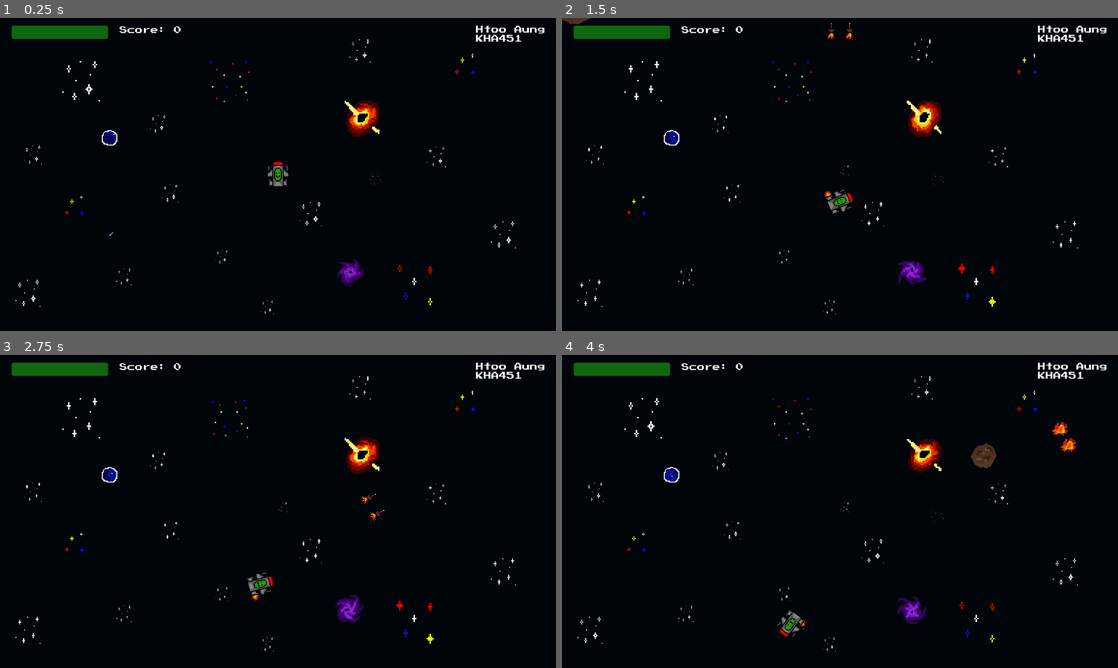
Above: before the commit, frames 1-4 (two rows, left to right).
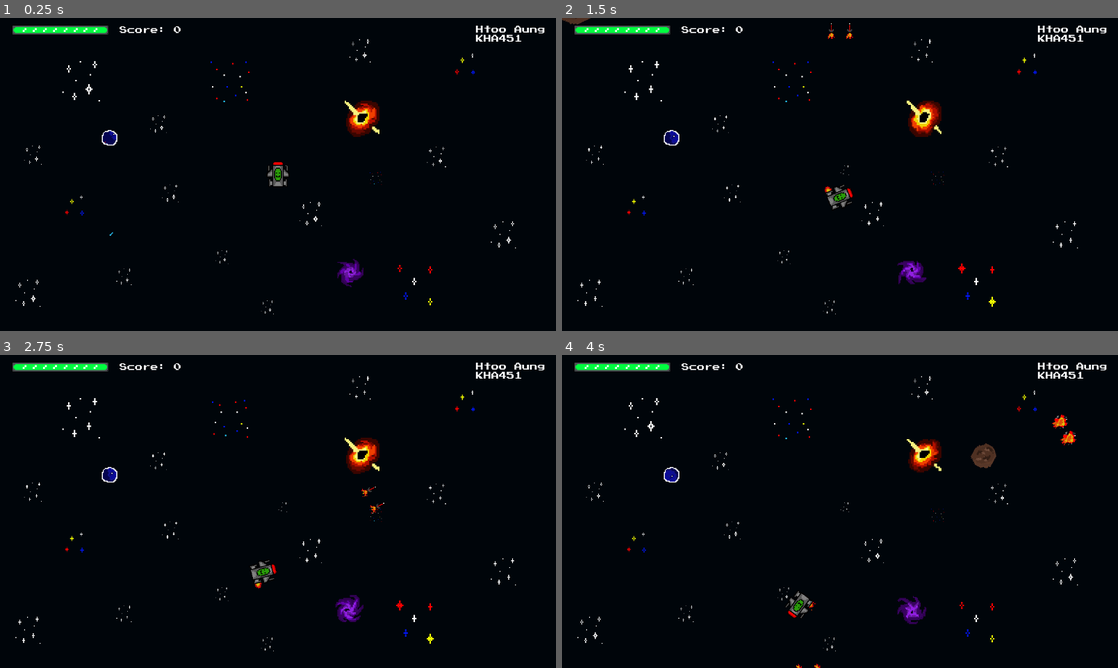
Above: after the commit, the same moments.

Repository: htoo-aung/Asteroids
Game: Godot game, scene res://scenes/main.tscn
Same seed, same stepped clock (60 frames per second), same inputs: the game is played once before the commit and once after it.
Inputs:
- Up to frame 1 (0.25 s): no input
- Up to frame 2 (1.5 s): hold D (rotate_right) 0.53-1.28 s; hold Space (shoot) 0.53-1.28 s; hold A (rotate_left) from 1.28 s (still down); tap Space (shoot) at 1.35 s
- Up to frame 3 (2.75 s): release A (rotate_left) at 2.03 s; hold D (rotate_right) from 2.03 s (still down); hold Space (shoot) from 2.03 s (still down)
- Up to frame 4 (4 s): release Space (shoot) at 2.78 s; tap Space (shoot) at 2.85 s; release D (rotate_right) at 3.53 s; hold A (rotate_left) from 3.53 s (still down); hold Space (shoot) from 3.53 s (still down)

The runs differ from the first frame. In frame 1, 0.7% of the frame differs, in the area x 2-20%, y 2-7%; in frame 2, 1.0%; in frame 3, 1.2%; in frame 4, 1.4%, in the area x 2-93%, y 2-100%.

Commit message:
added textured progress bar

Diff:
--- a/scenes/main.tscn
+++ b/scenes/main.tscn
@@ -8,21 +8,9 @@
 [ext_resource type="PackedScene" uid="uid://dbdixs75phf3" path="res://scenes/game_manager.tscn" id="3_uk04j"]
 [ext_resource type="PackedScene" uid="uid://bkkrxhpnkcpss" path="res://scenes/asteroid.tscn" id="4_24ike"]
 [ext_resource type="FontFile" uid="uid://ddg18mf0nb4yj" path="res://assets/fonts/PressStart2P-vaV7.ttf" id="6_bakdp"]
-
-[sub_resource type="StyleBoxFlat" id="StyleBoxFlat_ybsgm"]
-bg_color = Color(0.129412, 0.00392157, 0.211765, 0.568627)
-border_color = Color(1, 1, 1, 1)
-corner_radius_top_left = 4
-corner_radius_top_right = 4
-corner_radius_bottom_right = 4
-corner_radius_bottom_left = 4
-
-[sub_resource type="StyleBoxFlat" id="StyleBoxFlat_6xp1r"]
-bg_color = Color(0.0509804, 0.729412, 0, 0.54902)
-corner_radius_top_left = 4
-corner_radius_top_right = 4
-corner_radius_bottom_right = 4
-corner_radius_bottom_left = 4
+[ext_resource type="Texture2D" uid="uid://nyeaadjw1oy2" path="res://assets/sprites/health-bar-over.png" id="7_61o8m"]
+[ext_resource type="Texture2D" uid="uid://bwvlt6taw3ndt" path="res://assets/sprites/health-bar-under.png" id="7_cg0y4"]
+[ext_resource type="Texture2D" uid="uid://bco2ju4c4rmem" path="res://assets/sprites/health-bar-progress.png" id="7_ynmwg"]
 
 [sub_resource type="StyleBoxEmpty" id="StyleBoxEmpty_neicu"]
 
@@ -366,22 +354,22 @@
 [node name="Level" parent="." instance=ExtResource("1_gedsy")]
 z_index = -2
 
-[node name="ProgressBar" type="ProgressBar" parent="."]
-z_index = 1
+[node name="HealthBar" type="TextureProgressBar" parent="."]
+custom_minimum_size = Vector2(200, 20)
 anchors_preset = 15
 anchor_right = 1.0
 anchor_bottom = 1.0
-offset_left = -552.0
-offset_top = -308.0
-offset_right = -352.0
-offset_bottom = -281.0
+offset_left = -551.0
+offset_top = -309.0
+offset_right = -351.0
+offset_bottom = -289.0
 grow_horizontal = 2
 grow_vertical = 2
 size_flags_horizontal = 0
-theme_override_styles/background = SubResource("StyleBoxFlat_ybsgm")
-theme_override_styles/fill = SubResource("StyleBoxFlat_6xp1r")
 value = 100.0
-show_percentage = false
+texture_under = ExtResource("7_ynmwg")
+texture_over = ExtResource("7_61o8m")
+texture_progress = ExtResource("7_cg0y4")
 
 [node name="ScoreLabel" type="Label" parent="."]
 z_index = 1
--- a/scripts/hud_manager.gd
+++ b/scripts/hud_manager.gd
@@ -1,6 +1,6 @@
 extends Node
 
-@onready var progress_bar: ProgressBar = $"../ProgressBar"
+@onready var health_bar: TextureProgressBar = $"../HealthBar"
 @onready var player: RigidBody2D = $"../Player"
 @onready var game_over_label: Label = $"../GameOverLabel"
 @onready var retry_button: Button = $"../GameOverLabel/RetryButton"
@@ -16,7 +16,7 @@
 	game_over()
 
 func update_health(player_health: float):
-	progress_bar.value = player_health
+	health_bar.value = player_health
 
 func game_over():
 	if (player.get_health() <= 0):
--- a/scripts/player.gd
+++ b/scripts/player.gd
@@ -7,7 +7,7 @@
 
 var health := 100.0
 var rotate_speed := 2000.0
-var recoil_force := 60.0
+var recoil_force := 50.0
 var can_shoot = true
 var is_warp = false
 var is_damaged = false
Binary file added: assets/sprites/health-bar-over.aseprite
Binary file added: assets/sprites/health-bar-over.png
Not shown, added: assets/sprites/health-bar-over.png.import
Binary file added: assets/sprites/health-bar-progress.aseprite
Binary file added: assets/sprites/health-bar-progress.png
Not shown, added: assets/sprites/health-bar-progress.png.import
Binary file added: assets/sprites/health-bar-under.aseprite
Binary file added: assets/sprites/health-bar-under.png
Not shown, added: assets/sprites/health-bar-under.png.import
Not shown: 1 places in scenes/main.tscn that only renumber resources
